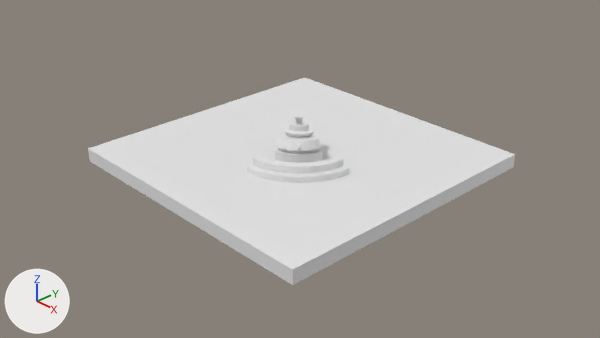
The Blender file Fountain2.blend as it was, and as the next commit left it.
Both versions are drawn from the file's camera 'Camera'. Lighting does not change. The marker at lower left points along +X, +Y and +Z.
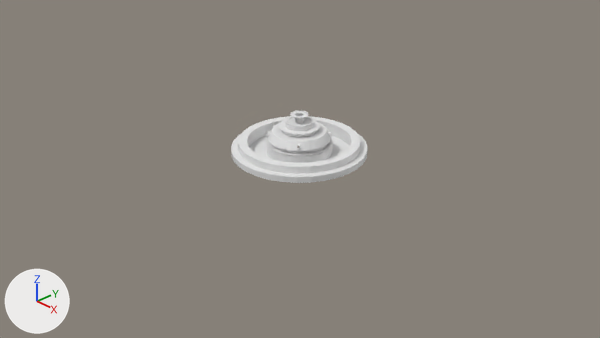
Boxes (x1, y1, x2, y2) around the edits, measured in the pictures (600 x 338 px):
```json
{"object": "Cube", "change": "deleted", "before": [88, 77, 515, 285]}
{"part": 1, "of": "me_cylinder", "change": "added", "after": [231, 111, 368, 173]}
```

The change, as JSON lines over the scene's bpy script:
```json
{"block": "me_cylinder", "where": "# used by ob_cylinder; location = (0.0, 0.0, 0.233); scale = (1.0, 1.0, 0.383)"}
{"op": "remove", "block": "me_cylinder", "code": "me_cylinder.from_pydata(...)  # 288 vertices, 209 faces; spans x -0.91..0.91, y -0.91..0.91, z -0.11..1.32"}
{"op": "add", "block": "me_cylinder", "code": "me_cylinder.from_pydata(...)  # 1330 vertices, 1316 faces; spans x -0.91..0.91, y -0.91..0.91, z -0.11..1.32"}
{"block": "me_cylinder", "change": "me_cylinder part 1: 1042 vertices added at x -0.91..0.89, y -0.89..0.91, z -0.1..1.32"}
{"op": "remove", "block": "ob_cube", "code": ["ob_cube = bpy.data.objects.new('Cube', me_cube_001)", "ob_cube.location = (0.001, 0.011, 0.096)"]}
```
